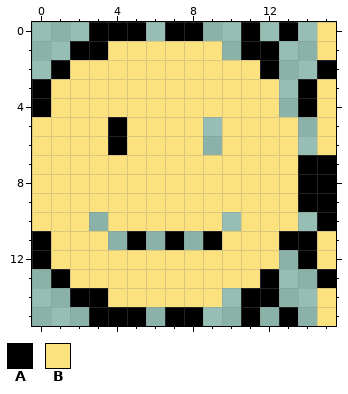
Edited in one commit: pixel-art sprite (bin/Release/net8.0/c.png). The first picture shows the starting point.
The file is 16x16 pixels.
Palette (. is transparent): A #000000  B #fbe27f
Pixels before, first column x 0:
 0 ...AAA.AA..A.A.B
 1 ..AABBBBBB.AA..B
 2 .ABBBBBBBBBBA..A
 3 ABBBBBBBBBBBB.AB
 4 ABBBBBBBBBBBB.AB
 5 BBBBABBBB.BBBB.B
 6 BBBBABBBB.BBBB.B
 7 BBBBBBBBBBBBBBAA
 8 BBBBBBBBBBBBBBAA
 9 BBBBBBBBBBBBBBAA
10 BBB.BBBBBB.BBB.A
11 ABBB.A.A.ABBBAAB
12 ABBBBBBBBBBBB.AB
13 .ABBBBBBBBBBA..A
14 ..AABBBBBB.AA..B
15 ...AAA.AA..A.A.B
After:
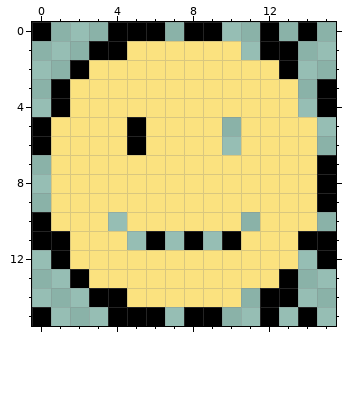
Difference:
Colour A now appears in row 0 at x 0, 6, 9, 12 and 14; in rows 1 to 2 at x 13; in row 11 at x 6 and 8; in rows 13 to 14 at x 13; in row 15 at x 0, 6, 9, 12 and 14.
The author changed colour B to colour A in row 1 at x 4; in row 2 at x 2; in rows 3 to 4 at x 1 and 15; in rows 5 to 6 at x 0 and 5; in row 10 at x 0; in row 11 at x 1, 10 and 15.
The author changed colour B to colour A in row 12 at x 1 and 15; in row 13 at x 2; in row 14 at x 4.
Colour B now appears in row 1 at x 10; in rows 3 to 4 at x 13; in rows 5 to 6 at x 9 and 14; in row 10 at x 3, 10 and 14; in row 11 at x 4; in row 12 at x 13.
Colour B now appears in row 14 at x 10.
The author changed colour A to colour B in row 2 at x 12; in rows 5 to 6 at x 4; in rows 7 to 9 at x 14; in row 11 at x 13; in row 13 at x 12.
The edit erases colour A in row 0 at x 3, 7, 11 and 13; in row 1 at x 2 and 11; in row 2 at x 1 and 15; in rows 3 to 4 at x 0 and 14; in row 10 at x 15; in row 11 at x 5, 7 and 9.
The edit erases colour A in row 12 at x 0 and 14; in row 13 at x 1 and 15; in row 14 at x 2 and 11; in row 15 at x 3, 7, 11 and 13.
The edit erases colour B in rows 0 to 1 at x 15; in rows 5 to 6 at x 10 and 15; in rows 7 to 9 at x 0; in row 10 at x 4 and 11; in rows 14 to 15 at x 15.
Where, in picture pixels (left, top, right, bottom), the same in both pictures:
changed: (32, 22, 336, 326)
